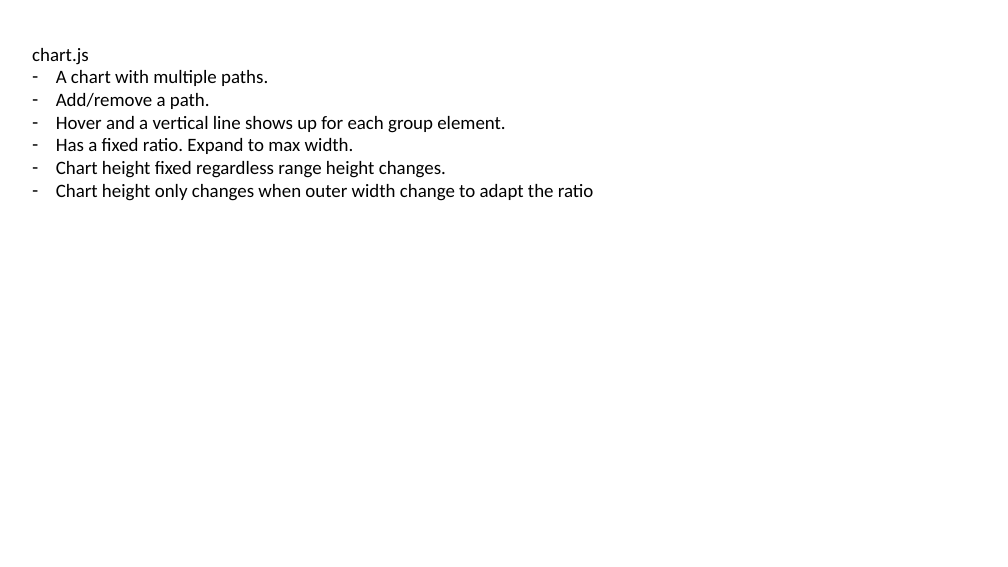
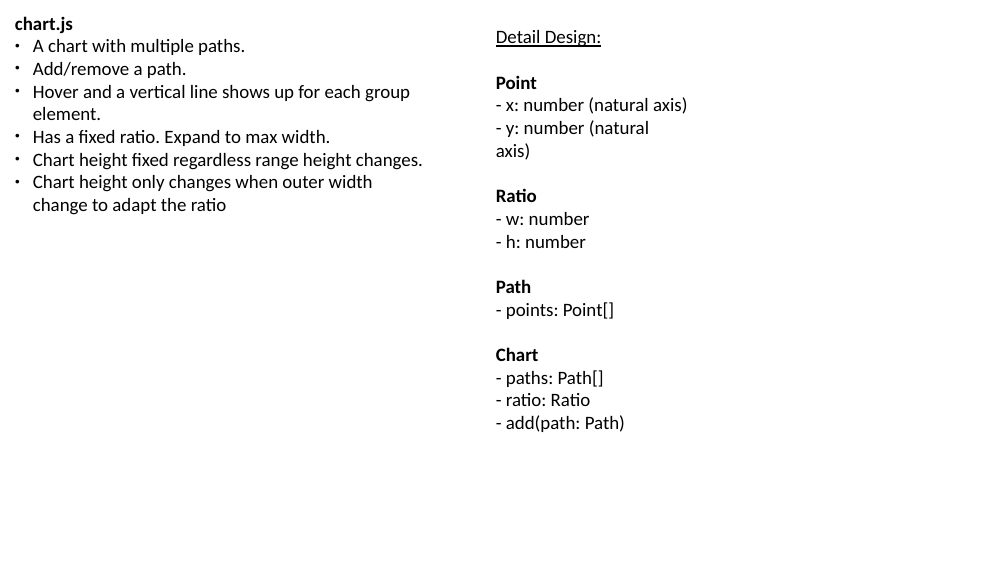
Before and after one commit to phuctv95/try-it, a slide deck: slide 1 of web-page/chart/chart.js.pptx. Drawn at 1008x567 pixels with LibreOffice and Linux fonts; fonts in the diff are those of the drawing. Boxes give left, top, right and bottom in pixels: in the first picture for what was removed or moved away, otherwise in the second. Text is boxed around its words. In the diff, an @@ line names an element or a change of style, - is before the commit and + after.

```diff
--- a/web-page/chart/chart.js.pptx
+++ b/web-page/chart/chart.js.pptx
@@ text "chart.js": place and size @@
-text "chart.js" at box(32, 48, 594, 201)
+text "chart.js" at box(15, 16, 423, 215)
@@ text "chart.js" at box(15, 16, 423, 215): bold on in "chart.js"; bullet - to ● @@
@@ text added at box(496, 30, 687, 432), 18 pt, text #000000 @@
+Detail Design:
+Point
+- x: number (natural axis)
+- y: number (natural axis)
+Ratio
+- w: number
+- h: number
+Path
+- points: Point[]
+Chart
+- paths: Path[]
+- ratio: Ratio
+- add(path: Path)
```
Also in this commit, not shown: 2 other slides changed, 1 slide removed.
